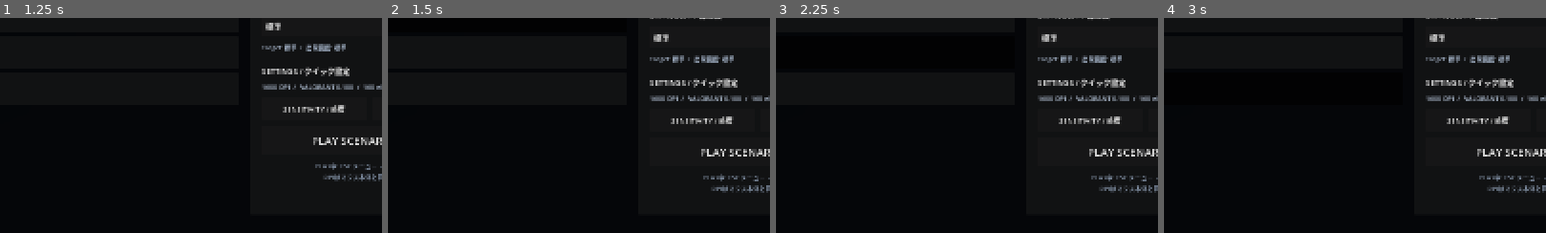
Above: before the commit, frames 1-4 (left to right).
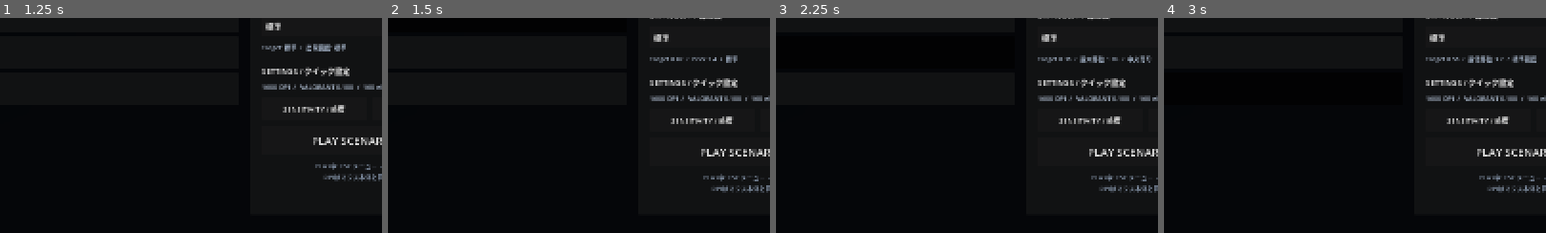
Above: after the commit, the same moments.

Repository: EliteMay/Skin-Aim-Trainer
Game: Godot game, scene res://scenes/main.tscn
The game is run twice, just before and just after one commit, with the same random seed, the same clock (stepped at 60 frames per second) and the same inputs.
Inputs:
- Up to frame 1 (1.25 s): click "シングルターゲット Clicking · 60s · 標準…" at 0.5 s
- Up to frame 2 (1.5 s): click "Hold Angle / Pre-Aim Pre-Aim …" at 1.25 s
- Up to frame 3 (2.25 s): click "Microshot Micro Adjustment · …" at 2 s
- Up to frame 4 (3 s): click "Flick Flick / Click Timing · …" at 2.75 s
The pictures show only the part of the screen within x 33-83%, y 50-100%; the shares and areas given below are measured in that part.

Frame 1 is identical in both runs. In frame 2, 0.5% of the frame differs, in the area x 73-92%, y 17-21%; in frame 3, 0.5%; in frame 4, 0.6%, in the area x 73-98%, y 17-21%.

Commit message:
Refresh scenario-specific difficulty details on selection

Diff:
--- a/scripts/aim_trainer.gd
+++ b/scripts/aim_trainer.gd
@@ -1043,8 +1043,8 @@
 	_set_targets_active(false)
 	var save_error := _save_training_settings()
 	_sync_home_selection_ui()
+	_sync_difficulty_ui()
 	_update_sensitivity_labels()
-	_update_best_labels()
 
 	if save_error != OK:
 		difficulty_description.text = (
